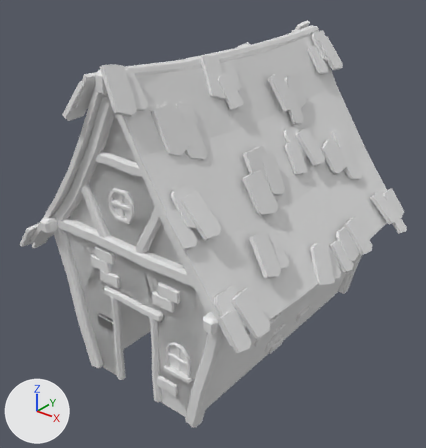
A saved change to the Blender file lowpolyhut.blend.
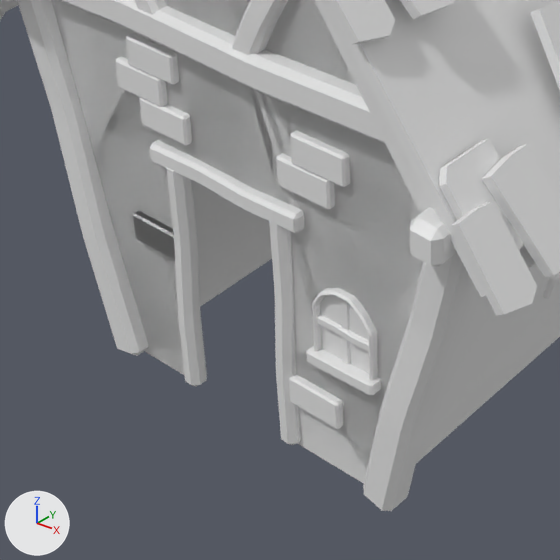
Old and new are each drawn whole from a 50 mm camera at (4.26, -3.87, 5.01) aimed at (-0.09, 1.57, 1.64) and again close up on the part from 11% to 61% of the width and 52% to 100% of the height. The lights are fixed; the arrows at lower left show +X, +Y and +Z.
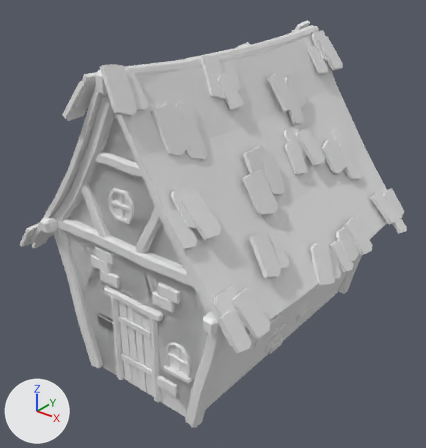
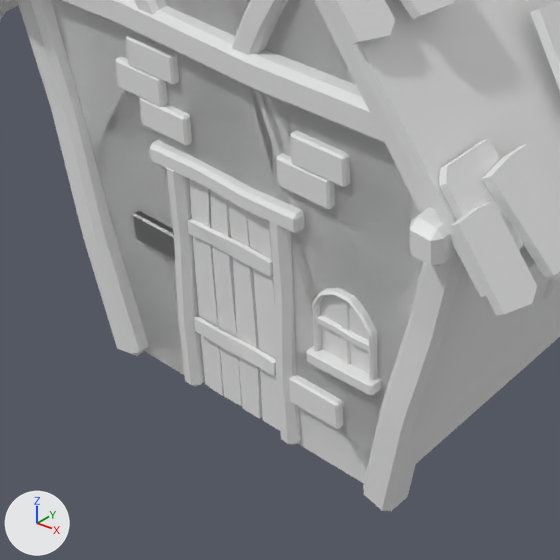
Changed parts and their boxes [x1, y1, x2, y2] in the close-ups (560 x 560 px):
```json
{"object": "Cube.156", "change": "added", "after": [228, 200, 262, 419]}
{"object": "Cube.153", "change": "added", "after": [190, 179, 224, 396]}
{"object": "Cube.155", "change": "added", "after": [247, 211, 280, 431]}
{"object": "Cube.154", "change": "added", "after": [210, 190, 242, 406]}
{"object": "Cube.157", "change": "added", "after": [188, 219, 273, 277]}
{"object": "Cube.158", "change": "added", "after": [194, 317, 276, 376]}
{"object": "Plane.001", "change": "unchanged, covered by the edit", "before": [192, 180, 272, 306]}
```

Scene script edits in JSON lines:
```json
{"op": "add", "block": "me_cube_159", "code": ["me_cube_159 = bpy.data.meshes.new('Cube.159')", "me_cube_159.from_pydata(...)  # 16 vertices, 14 faces; spans x -1.18..1.0, y -1.03..1.69, z -1.0..1.0"]}
{"op": "add", "block": "me_cube_156", "code": ["me_cube_156 = bpy.data.meshes.new('Cube.156')", "me_cube_156.from_pydata(...)  # 16 vertices, 14 faces; spans x -1.75..1.01, y -1.1..1.69, z -1.0..1.0"]}
{"op": "add", "block": "me_cube_155", "code": ["me_cube_155 = bpy.data.meshes.new('Cube.155')", "me_cube_155.from_pydata(...)  # 16 vertices, 14 faces; spans x -1.06..1.03, y -1.18..1.69, z -1.02..1.0"]}
{"op": "add", "block": "me_cube_154", "code": ["me_cube_154 = bpy.data.meshes.new('Cube.154')", "me_cube_154.from_pydata(...)  # 18 vertices, 15 faces; spans x -1.18..1.01, y -1.12..1.51, z -1.01..1.0"]}
{"op": "add", "block": "ob_cube_158", "code": ["ob_cube_158 = bpy.data.objects.new('Cube.158', me_cube_159)", "ob_cube_158.location = (0.01, -0.022, 0.392)", "ob_cube_158.rotation_euler = (-3.142, 4.712, 0.0)  # degrees (-180, 270, 0)", "ob_cube_158.scale = (-0.0427, -0.0106, -0.257)", "_m = ob_cube_158.modifiers.new('Bevel', 'BEVEL')", "_m.limit_method = 'NONE'"]}
{"op": "add", "block": "ob_cube_157", "code": ["ob_cube_157 = bpy.data.objects.new('Cube.157', me_cube_159.copy())", "ob_cube_157.location = (0.015, -0.014, 0.944)", "ob_cube_157.rotation_euler = (-3.142, 1.571, 0.0)  # degrees (-180, 90, 0)", "ob_cube_157.scale = (-0.0427, -0.0106, -0.257)", "_m = ob_cube_157.modifiers.new('Bevel', 'BEVEL')", "_m.limit_method = 'NONE'"]}
{"op": "add", "block": "ob_cube_156", "code": ["ob_cube_156 = bpy.data.objects.new('Cube.156', me_cube_159.copy())", "ob_cube_156.location = (0.075, 0.006, 0.608)", "ob_cube_156.rotation_euler = (0.0, 0.0, 3.142)  # degrees (0, 0, 180)", "ob_cube_156.scale = (-0.0611, -0.0106, -0.592)"]}
{"op": "add", "block": "ob_cube_155", "code": ["ob_cube_155 = bpy.data.objects.new('Cube.155', me_cube_156)", "ob_cube_155.location = (0.209, 0.008, 0.607)", "ob_cube_155.rotation_euler = (0.0, 0.0, 3.142)  # degrees (0, 0, 180)", "ob_cube_155.scale = (-0.0611, -0.0106, -0.592)"]}
{"op": "add", "block": "ob_cube_154", "code": ["ob_cube_154 = bpy.data.objects.new('Cube.154', me_cube_155)", "ob_cube_154.location = (-0.055, 0.011, 0.606)", "ob_cube_154.scale = (-0.0611, -0.0106, -0.592)"]}
{"op": "add", "block": "ob_cube_153", "code": ["ob_cube_153 = bpy.data.objects.new('Cube.153', me_cube_154)", "ob_cube_153.location = (-0.183, 0.01, 0.607)", "ob_cube_153.scale = (-0.0611, -0.0106, -0.592)"]}
```
